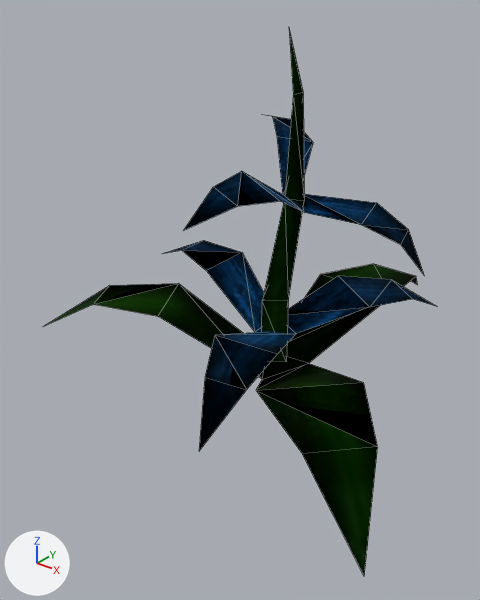
The glTF model assets/models/ITPL_MANA_HERB_01.glb, before and after one commit.
Camera for both pictures: a 50 mm camera at (0.293, -0.442, 0.321) aimed at (-0.041, -0.024, 0.062). The axes (+X, +Y, +Z) are drawn at lower left. The lights are the same throughout. Mesh edges are drawn as thin lines. Vertices at the same position are counted once.
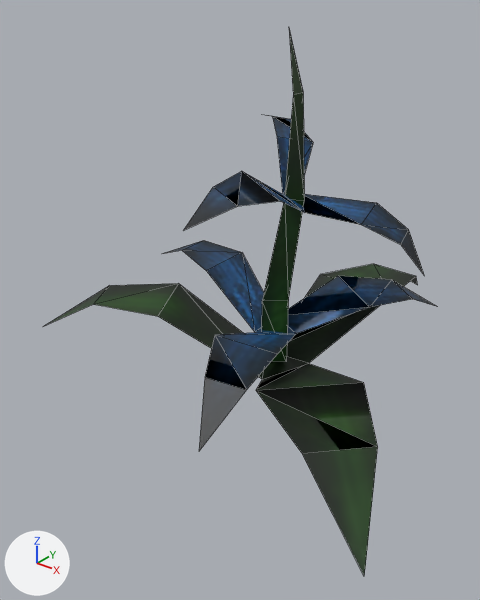
Changed parts and their boxes (x1, y1, x2, y2) in the pictures (480 x 600 px):
'Mesh', surface changed, shading changed: (52, 39, 432, 575) in both
part 1 of me_mesh, shading changed: (215, 335, 309, 390) in both
part 2 of me_mesh, shading changed: (94, 250, 242, 304) in both
part 3 of me_mesh, shading changed: (283, 98, 313, 200) in both
part 4 of me_mesh, shading changed: (362, 203, 409, 244) in both

What the commit changed:
Picture 'ItFood' (img_itfood_1) is new.
In material 'ITFOOD' (mat_itfood), metallic goes from 1.0 to 0.0.
In material 'ITFOOD' (mat_itfood), roughness goes from 1.0 to 0.5.
Material 'ITFOOD' (mat_itfood) changes its picture from img_itfood to img_itfood_1.
In material 'ITFO_LAKOMY_WINES' (mat_itfo_lakomy_wines), metallic goes from 1.0 to 0.0.
me_mesh has 67 vertices, 69 faces and spans x -0.24..0.172, y -0.172..0.236, z -0.004..0.288.
me_mesh is used by ob_mesh; location (0.0, 0.0, 0.0).
me_mesh part 1: 4 of the faces centred in x -0.024..0.019, y -0.092..0.005, z -0.002..0.056 are now shaded flat.
me_mesh part 2: 2 of the faces centred in x -0.164..-0.103, y -0.047..0.007, z 0.044..0.077 are now shaded flat.
me_mesh part 3: 2 of the faces centred in x -0.009..0.0, y -0.006..0.014, z 0.172..0.186 are now shaded flat.
me_mesh part 4: 2 of the faces centred in x 0.067..0.078, y 0.015..0.021, z 0.141..0.149 are now shaded flat.
